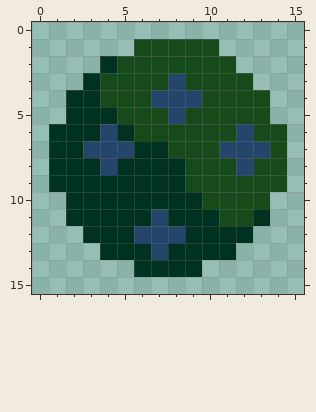
Two states of a pixel-art file, items/item_resources/blueberry/blueberry_bush.aseprite. The first picture shows the starting point.
16x16 pixels, 1 frame.
Once edited:
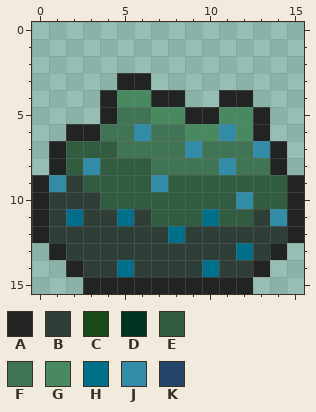
Palette (. is transparent): A #222323  B #2f3f38  C #174a1b  D #003221  E #325c40  F #417455  G #498960  H #006f89  J #328ca7  K #25466b
Difference:
Changed rows in their new state; - is an unchanged pixel.
first column x 0:
 1 ------.....-----
 2 ----........----
 3 ---..AA......---
 4 --..AGGAA..AA.--
 5 --..AFFGGAAGGA--
 6 -.AAFFJFFGGJGA.-
 7 -AEEEFFFFJFFFJA-
 8 -AEJEEEFFFFJFFA-
 9 AJBEEEEJEEEEEEEA
10 ABBBEEEEEEEEJEEA
11 ABHBBHBEEEHEEBJA
12 ABBBBBBBHBBBBBBA
13 -ABBBBBBBBBBHBA-
14 --ABBHBBBBHBBA--
15 ---AAAAAAAAAA---
Changed places in both pictures, as pixel boxes (x1, y1, x2, y2):
changed: (32, 39, 304, 294)
